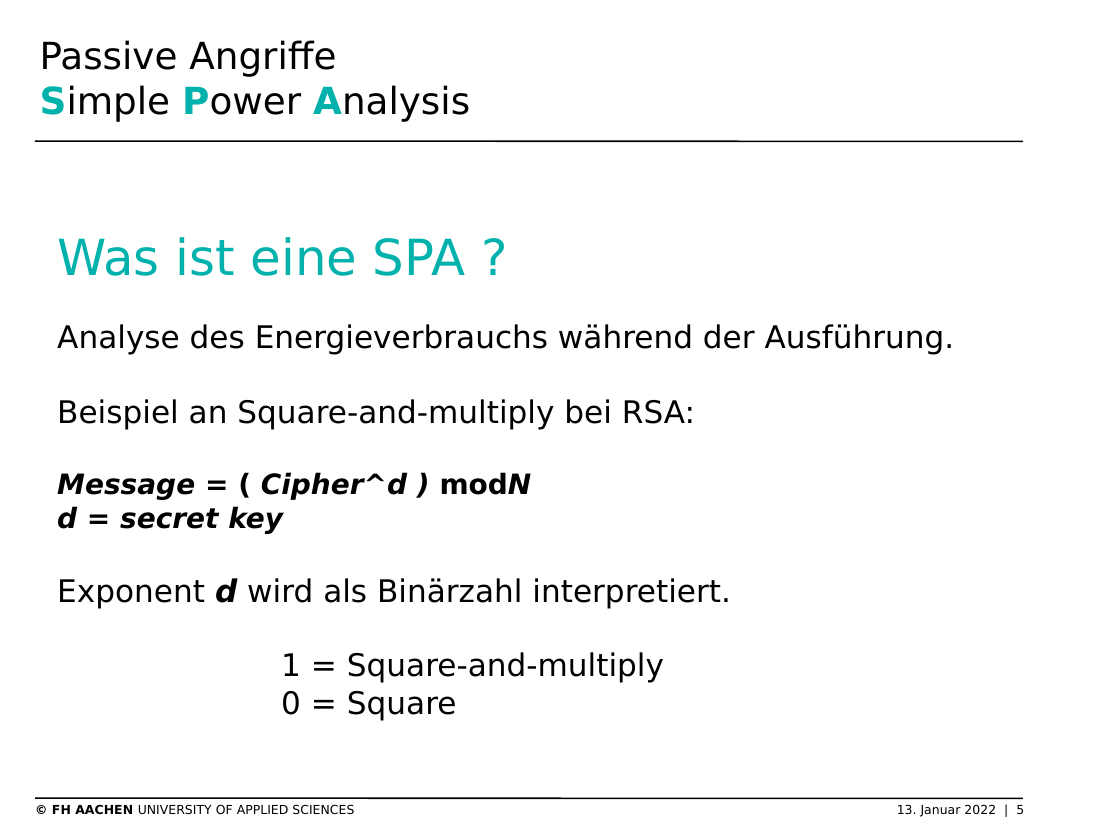
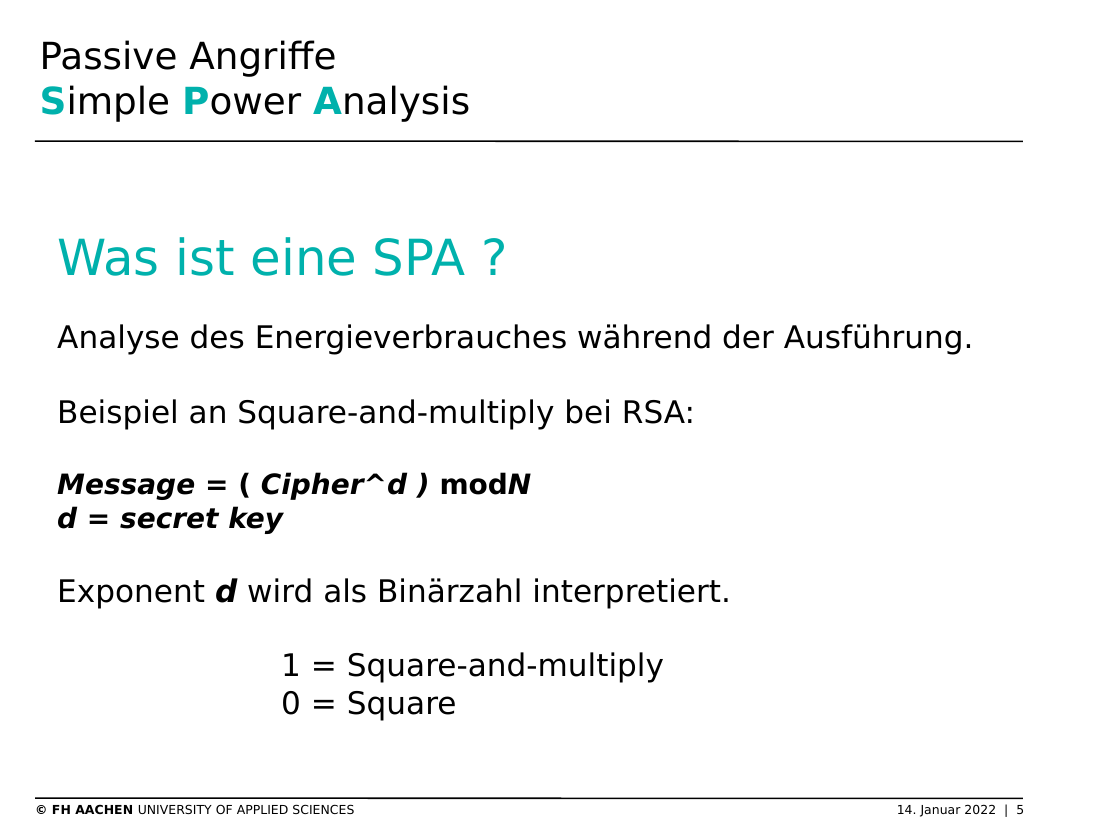
Before and after one commit to SchmickHub/Bachmann---Dahlhaus, a slide deck: slide 5 of HSM Mick(müssen noch zusammengefügt werden).pptx. Drawn at 1120x840 pixels with LibreOffice and Linux fonts; fonts in the diff are those of the drawing; background and template pictures are left out. Boxes give left, top, right and bottom in pixels: in the first picture for what was removed or moved away, otherwise in the second. Text is boxed around its words. In the diff, an @@ line names an element or a change of style, - is before the commit and + after.

```diff
--- a/HSM Mick(müssen noch zusammengefügt werden).pptx
+++ b/HSM Mick(müssen noch zusammengefügt werden).pptx
@@ text at [57,324,974,354]: text changed @@
-Analyse des Energieverbrauchs während der Ausführung.
+Analyse des Energieverbrauches während der Ausführung.
@@ text at [52,804,1024,817]: text changed @@
-© FH AACHEN UNIVERSITY OF APPLIED SCIENCES 13. Januar 2022 | 5
+© FH AACHEN UNIVERSITY OF APPLIED SCIENCES 14. Januar 2022 | 5
```
Also in this commit, not shown: 5 other slides changed.
